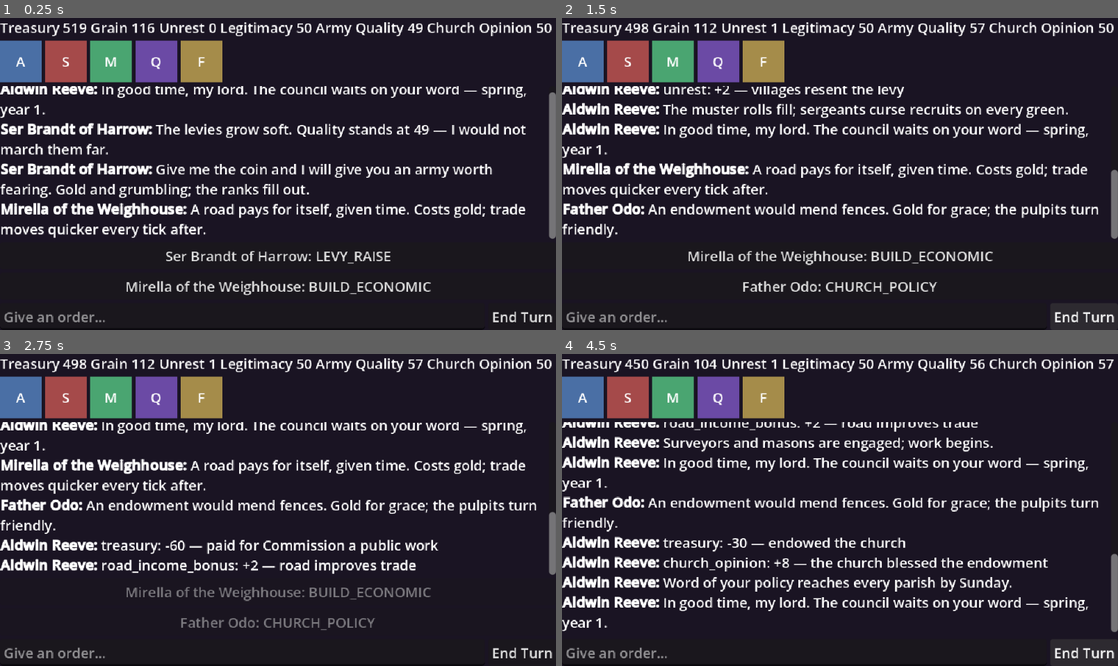
Above: before the commit, frames 1-4 (two rows, left to right).
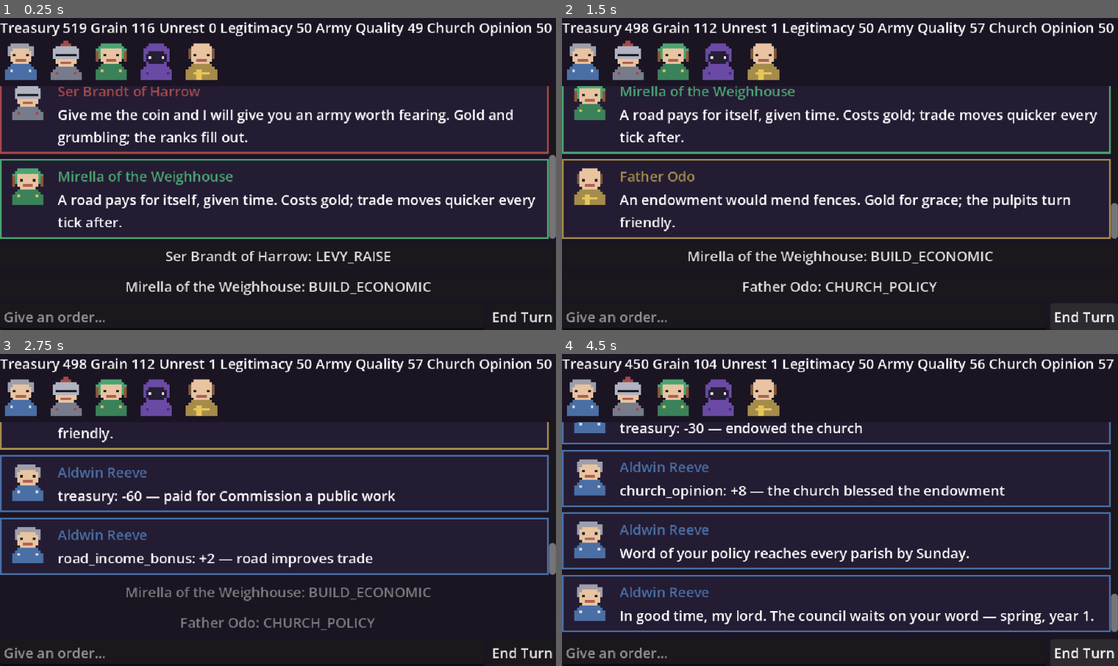
Above: after the commit, the same moments.

Repository: samuelzhang1201/game_design
Game: Godot game, scene res://scenes/council.tscn
The game is run twice, just before and just after one commit, with the same random seed, the same clock (stepped at 60 frames per second) and the same inputs.
Inputs:
- Up to frame 1 (0.25 s): no input
- Up to frame 2 (1.5 s): click "Ser Brandt of Harrow: LEVY_RA…" at 0.5 s; click "End Turn" at 1.25 s
- Up to frame 3 (2.75 s): click "Mirella of the Weighhouse: BU…" at 2 s
- Up to frame 4 (4.5 s): click "End Turn" at 2.75 s; click "Father Odo: CHURCH_POLICY" at 3.5 s; click "End Turn" at 4.25 s

The runs differ from the first frame. In frame 1, 20% of the frame differs, in the area x 0-100%, y 7-71%; in frame 2, 19%; in frame 3, 19%; in frame 4, 25%, in the area x 0-100%, y 7-90%.

Commit message:
feat: pixel-art portraits + per-speaker conversation frames
Seven hand-authored 16x16 pixel portraits (5 ministers + herald + ruler)
generated by tools/gen_portraits.py, rendered at 48x48 with nearest
filtering. Transcript replaced by RPG-style conversation frames: portrait,
seat-coloured name and border, wrapped speech, auto-scroll. Portrait
loading is import-pipeline independent (Image.load_from_file, cached).

Co-Authored-By: Claude Fable 5 <noreply@anthropic.com>
Claude-Session: https://claude.ai/code/session_018r9884tT7xdRwHXuYPSJgU

Diff:
--- a/scripts/ui/council_screen.gd
+++ b/scripts/ui/council_screen.gd
@@ -17,11 +17,13 @@
 
 var metrics_box: HBoxContainer
 var portraits_box: HBoxContainer
-var transcript: RichTextLabel
+var transcript_scroll: ScrollContainer
+var transcript_box: VBoxContainer
 var suggestions_box: VBoxContainer
 var free_text: LineEdit
 var end_turn: Button
 var _suggestion_buttons: Array = []
+var _portrait_cache: Dictionary = {}
 
 func _ready() -> void:
 	var bg := ColorRect.new()
@@ -37,11 +39,14 @@
 	portraits_box = HBoxContainer.new()
 	portraits_box.add_theme_constant_override("separation", 4)
 	root.add_child(portraits_box)
-	transcript = RichTextLabel.new()
-	transcript.bbcode_enabled = true
-	transcript.scroll_following = true
-	transcript.size_flags_vertical = Control.SIZE_EXPAND_FILL
-	root.add_child(transcript)
+	transcript_scroll = ScrollContainer.new()
+	transcript_scroll.size_flags_vertical = Control.SIZE_EXPAND_FILL
+	transcript_scroll.horizontal_scroll_mode = ScrollContainer.SCROLL_MODE_DISABLED
+	root.add_child(transcript_scroll)
+	transcript_box = VBoxContainer.new()
+	transcript_box.size_flags_horizontal = Control.SIZE_EXPAND_FILL
+	transcript_box.add_theme_constant_override("separation", 6)
+	transcript_scroll.add_child(transcript_box)
 	suggestions_box = VBoxContainer.new()
 	root.add_child(suggestions_box)
 	var input_row := HBoxContainer.new()
@@ -93,8 +98,90 @@
 			_say(line))
 	_render_suggestions(report)
 
+## One conversation frame per spoken line: the speaker's pixel portrait on the
+## left, name + wrapped speech beside it, framed in the speaker's seat colour.
 func _say(line: Dictionary) -> void:
-	transcript.append_text("[b]%s:[/b] %s\n" % [line["speaker"], line["text"]])
+	var speaker: String = line["speaker"]
+	var frame := PanelContainer.new()
+	var style := StyleBoxFlat.new()
+	style.bg_color = Color("241c33")
+	style.border_color = _speaker_color(speaker)
+	style.set_border_width_all(2)
+	style.set_content_margin_all(8)
+	frame.add_theme_stylebox_override("panel", style)
+	var row := HBoxContainer.new()
+	row.add_theme_constant_override("separation", 10)
+	frame.add_child(row)
+	var tex := _speaker_texture(speaker)
+	if tex != null:
+		var pic := TextureRect.new()
+		pic.texture = tex
+		pic.custom_minimum_size = PORTRAIT_SIZE
+		pic.expand_mode = TextureRect.EXPAND_IGNORE_SIZE
+		pic.stretch_mode = TextureRect.STRETCH_KEEP_ASPECT_CENTERED
+		pic.texture_filter = CanvasItem.TEXTURE_FILTER_NEAREST
+		pic.size_flags_vertical = Control.SIZE_SHRINK_BEGIN
+		row.add_child(pic)
+	var col := VBoxContainer.new()
+	col.size_flags_horizontal = Control.SIZE_EXPAND_FILL
+	row.add_child(col)
+	var name_label := Label.new()
+	name_label.text = speaker
+	name_label.add_theme_color_override("font_color", _speaker_color(speaker))
+	col.add_child(name_label)
+	var text_label := Label.new()
+	text_label.text = line["text"]
+	text_label.autowrap_mode = TextServer.AUTOWRAP_WORD_SMART
+	text_label.size_flags_horizontal = Control.SIZE_EXPAND_FILL
+	col.add_child(text_label)
+	transcript_box.add_child(frame)
+	_scroll_to_bottom.call_deferred()
+
+func _scroll_to_bottom() -> void:
+	await get_tree().process_frame
+	transcript_scroll.scroll_vertical = int(transcript_scroll.get_v_scroll_bar().max_value)
+
+func _speaker_char_id(speaker: String) -> String:
+	if Game.state == null:
+		return ""
+	for id in Game.state.characters:
+		if Game.state.characters[id].display_name == speaker:
+			return id
+	return ""
+
+func _speaker_color(speaker: String) -> Color:
+	if speaker == "You":
+		return Color("deba54")
+	var char_id := _speaker_char_id(speaker)
+	if char_id != "":
+		return SEAT_COLORS.get(Game.state.characters[char_id].seat, DEFAULT_SEAT_COLOR)
+	return Color("8c5a5a")  # Herald / Council / system voices
+
+func _speaker_texture(speaker: String) -> Texture2D:
+	var key: String
+	if speaker == "You":
+		key = "you"
+	elif speaker == "Herald" or speaker == "Council":
+		key = "herald"
+	else:
+		key = _speaker_char_id(speaker)
+	if key == "":
+		return null
+	return _portrait_texture("res://assets/portraits/%s.png" % key)
+
+## Loads a portrait PNG directly from the filesystem (import-pipeline
+## independent, so headless runs and fresh checkouts need no editor import),
+## cached per path. Returns null when the file is absent.
+func _portrait_texture(path: String) -> Texture2D:
+	if _portrait_cache.has(path):
+		return _portrait_cache[path]
+	var tex: Texture2D = null
+	if FileAccess.file_exists(path):
+		var img := Image.load_from_file(path)
+		if img != null:
+			tex = ImageTexture.create_from_image(img)
+	_portrait_cache[path] = tex
+	return tex
 
 func _render_metrics(report: TickReport) -> void:
 	for child in metrics_box.get_children():
@@ -125,14 +212,15 @@
 	var panel := Control.new()
 	panel.custom_minimum_size = PORTRAIT_SIZE
 	panel.tooltip_text = Game.state.characters[char_id].display_name
-	var portrait_path := "res://assets/portraits/%s.png" % char_id
-	if FileAccess.file_exists(portrait_path):
-		var tex := TextureRect.new()
-		tex.texture = load(portrait_path)
-		tex.set_anchors_preset(Control.PRESET_FULL_RECT)
-		tex.expand_mode = TextureRect.EXPAND_IGNORE_SIZE
-		tex.stretch_mode = TextureRect.STRETCH_SCALE
-		panel.add_child(tex)
+	var tex := _portrait_texture("res://assets/portraits/%s.png" % char_id)
+	if tex != null:
+		var pic := TextureRect.new()
+		pic.texture = tex
+		pic.set_anchors_preset(Control.PRESET_FULL_RECT)
+		pic.expand_mode = TextureRect.EXPAND_IGNORE_SIZE
+		pic.stretch_mode = TextureRect.STRETCH_SCALE
+		pic.texture_filter = CanvasItem.TEXTURE_FILTER_NEAREST
+		panel.add_child(pic)
 	else:
 		var bg := ColorRect.new()
 		bg.color = SEAT_COLORS.get(seat, DEFAULT_SEAT_COLOR)
Binary file added: assets/portraits/char_chancellor.png
Not shown, added: assets/portraits/char_chancellor.png.import
Binary file added: assets/portraits/char_chaplain.png
Not shown, added: assets/portraits/char_chaplain.png.import
Binary file added: assets/portraits/char_marshal.png
Not shown, added: assets/portraits/char_marshal.png.import
Binary file added: assets/portraits/char_spymaster.png
Not shown, added: assets/portraits/char_spymaster.png.import
Binary file added: assets/portraits/char_steward.png
Not shown, added: assets/portraits/char_steward.png.import
Binary file added: assets/portraits/herald.png
Not shown, added: assets/portraits/herald.png.import
(and 3 more such lines)
